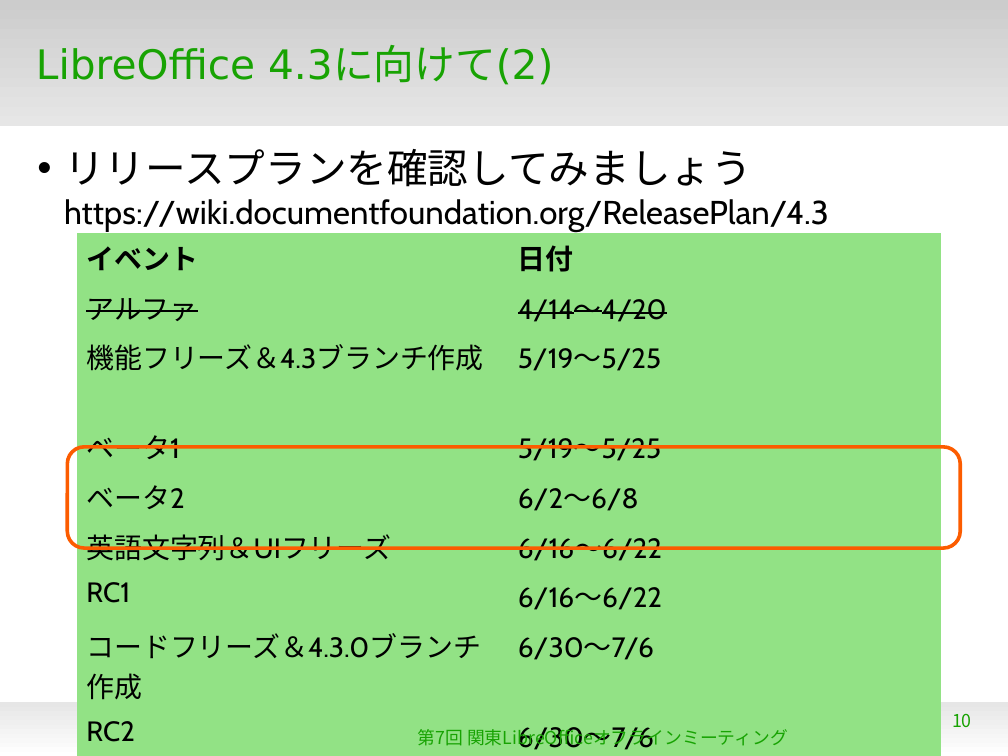
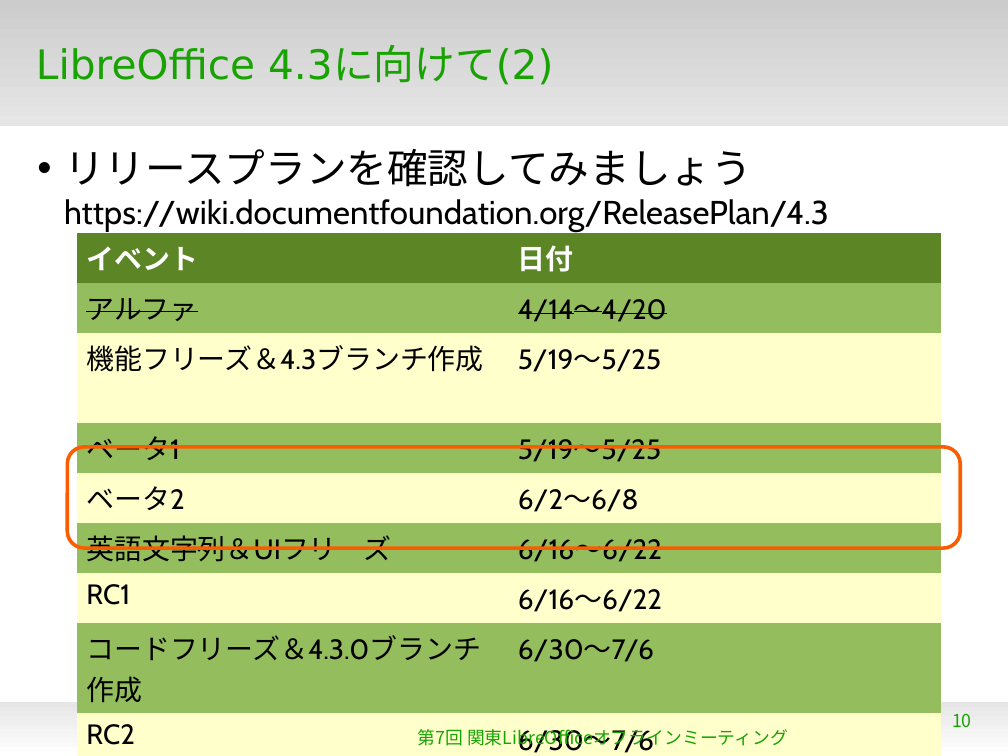
Before and after one commit to naruoga/KantoLibreOffice, a slide deck: slide 10 of May2014/201405news.odp. Drawn at 1008x756 pixels with LibreOffice and Linux fonts; fonts in the diff are those of the drawing; background and template pictures are left out. Boxes give left, top, right and bottom in pixels: in the first picture for what was removed or moved away, otherwise in the second. Text is boxed around its words. In the diff, an @@ line names an element or a change of style, - is before the commit and + after.

```diff
--- a/May2014/201405news.odp
+++ b/May2014/201405news.odp
@@ table at bbox=[78, 233, 941, 756] @@
@@ fill #92E285 to #5C8526 in row 1 @@
@@ fill #92E285 to #94BD5E in 10 cells @@
@@ fill #92E285 to #FFFFCC in 10 cells @@
@@ text colour #000000 to #FFFFFF in "イベント", "日付" @@
```
Also in this commit, not shown: 4 other slides changed.
